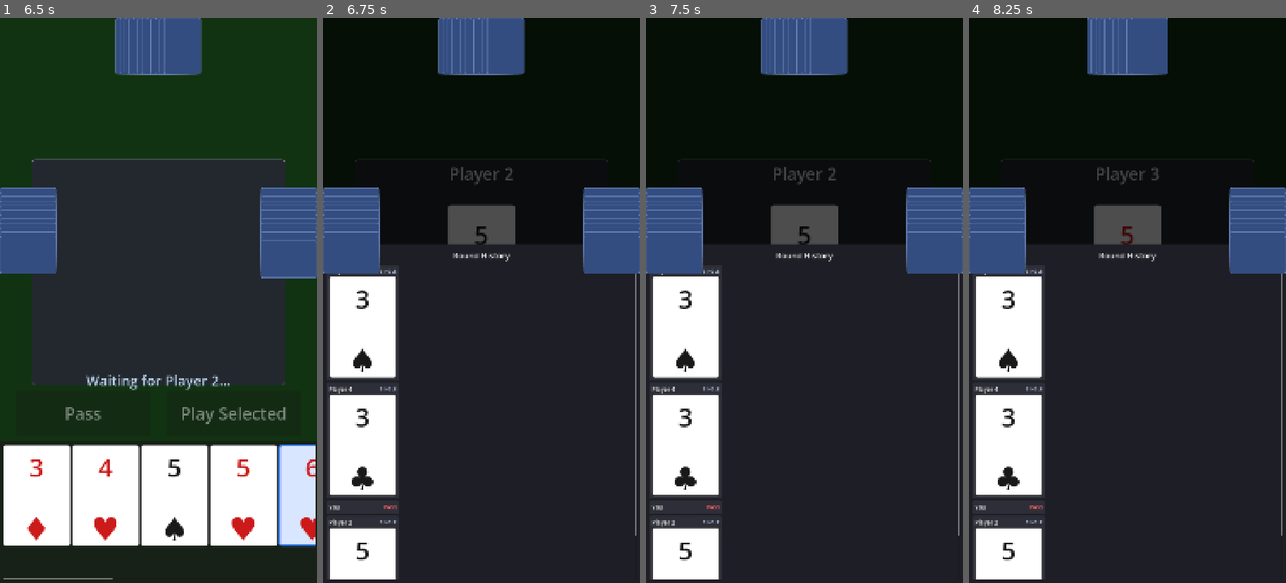
Above: before the commit, frames 1-4 (left to right).
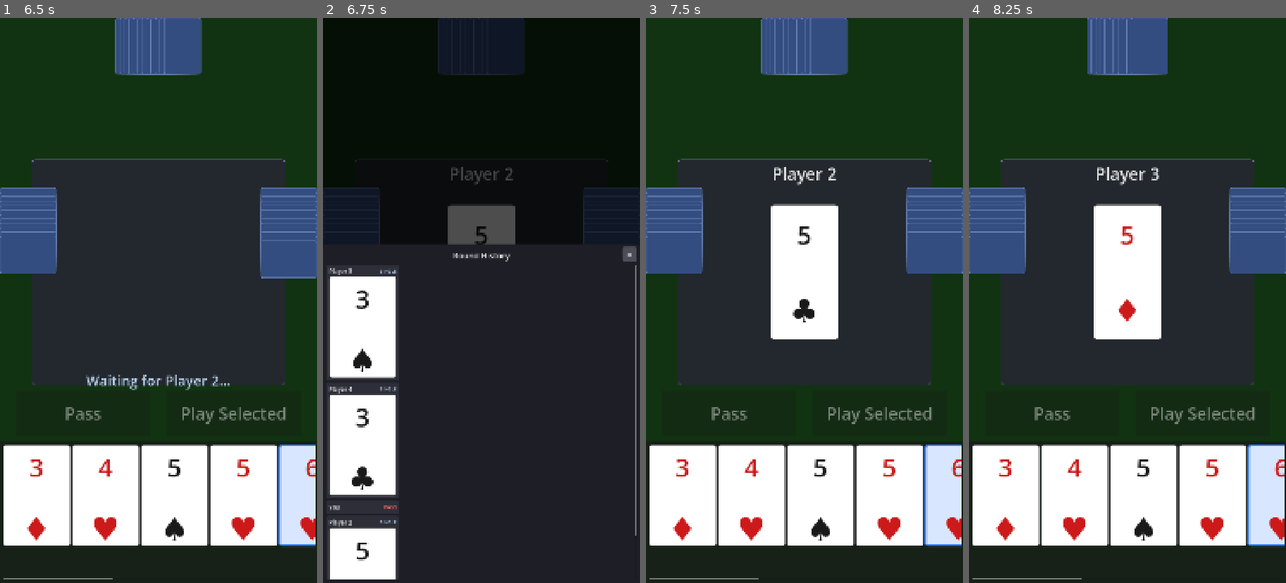
Above: after the commit, the same moments.

Repository: binhrobles/thirteen
Game: Godot game, scene res://scenes/main.tscn
Two runs of this game, one before a commit and one after it. Both use one fixed random seed, a clock stepped at 60 frames per second and the inputs below.
Inputs (mouse positions are in pixels of both pictures, inside the frame that each line leads up to):
- Up to frame 1 (6.5 s): tap Enter at 0.5, 2 s; move the mouse to (38, 498) at 0.52 s; click (38, 498) at 0.67 s; tap Space at 1.25, 2.75 s; move the mouse to (104, 498) at 1.27 s; click (104, 498) at 1.42 s; move the mouse to (174, 498) at 2.02 s; click (174, 498) at 2.17 s; move the mouse to (244, 498) at 2.77 s; click (244, 498) at 2.92 s; click "Play Selected" at 3.5 s; click "Play Selected" at 4.25 s; click "Pass" at 5 s; move the mouse to (313, 498) at 5.77 s; click (313, 498) at 5.92 s
- Up to frame 2 (6.75 s): tap Enter at 6.5 s; move the mouse to (481, 272) at 6.52 s; click (481, 272) at 6.67 s
- Up to frame 3 (7.5 s): click "×" at 7.25 s
- Up to frame 4 (8.25 s): click (1276, 255) at 8 s, where only the run before the commit has a clickable "×"

Frame 1 is identical in both runs. In frame 2, 8.3% of the frame differs, in the area x 0-100%, y 0-46%; in frame 3, 61%; in frame 4, 61%, in the area x 0-100%, y 0-100%.

Commit message:
Fix play history drawer z-index and click-outside dismissal
Fixes:
- Opponent hands now render behind drawer (moved drawer creation to last)
- Click outside now properly dismisses drawer (connect to background.gui_input)

Changes:
- scripts/main.gd: Move drawer creation after opponent hands
- scripts/play_history_drawer.gd: Connect background click handler directly

Co-Authored-By: Claude Sonnet 4.5 <noreply@anthropic.com>

Diff:
--- a/scripts/main.gd
+++ b/scripts/main.gd
@@ -99,15 +99,15 @@
 	play_area_ui = PlayAreaScene.instantiate()
 	add_child(play_area_ui)
 
-	# Create play history drawer
+	# Create opponent hand displays for players 1, 2, 3
+	_create_opponent_hands()
+
+	# Create play history drawer (add last so it renders on top)
 	play_history_drawer = PlayHistoryDrawerScript.new()
 	add_child(play_history_drawer)
 
 	# Connect play area signal to show history drawer
 	play_area_ui.history_requested.connect(_on_history_requested)
-
-	# Create opponent hand displays for players 1, 2, 3
-	_create_opponent_hands()
 
 	# Create turn manager
 	var TurnManagerScript = load("res://scripts/turn_manager.gd")
--- a/scripts/play_history_drawer.gd
+++ b/scripts/play_history_drawer.gd
@@ -36,6 +36,7 @@
 	background.anchor_bottom = 1.0
 	background.color = Color(0, 0, 0, 0.7)
 	background.mouse_filter = Control.MOUSE_FILTER_STOP
+	background.gui_input.connect(_on_background_input)
 	add_child(background)
 
 	# Drawer panel (bottom 60% of screen)
@@ -225,14 +226,10 @@
 	_dismiss()
 
 
-func _gui_input(event: InputEvent) -> void:
-	"""Handle tap outside to dismiss"""
+func _on_background_input(event: InputEvent) -> void:
+	"""Handle tap on background to dismiss"""
 	if event is InputEventMouseButton and event.pressed and event.button_index == MOUSE_BUTTON_LEFT:
-		# Check if tap was on background (not on drawer)
-		var local_pos: Vector2 = event.position
-		if not drawer_panel.get_rect().has_point(local_pos):
-			_dismiss()
-			accept_event()
+		_dismiss()
 
 
 func _dismiss() -> void:
